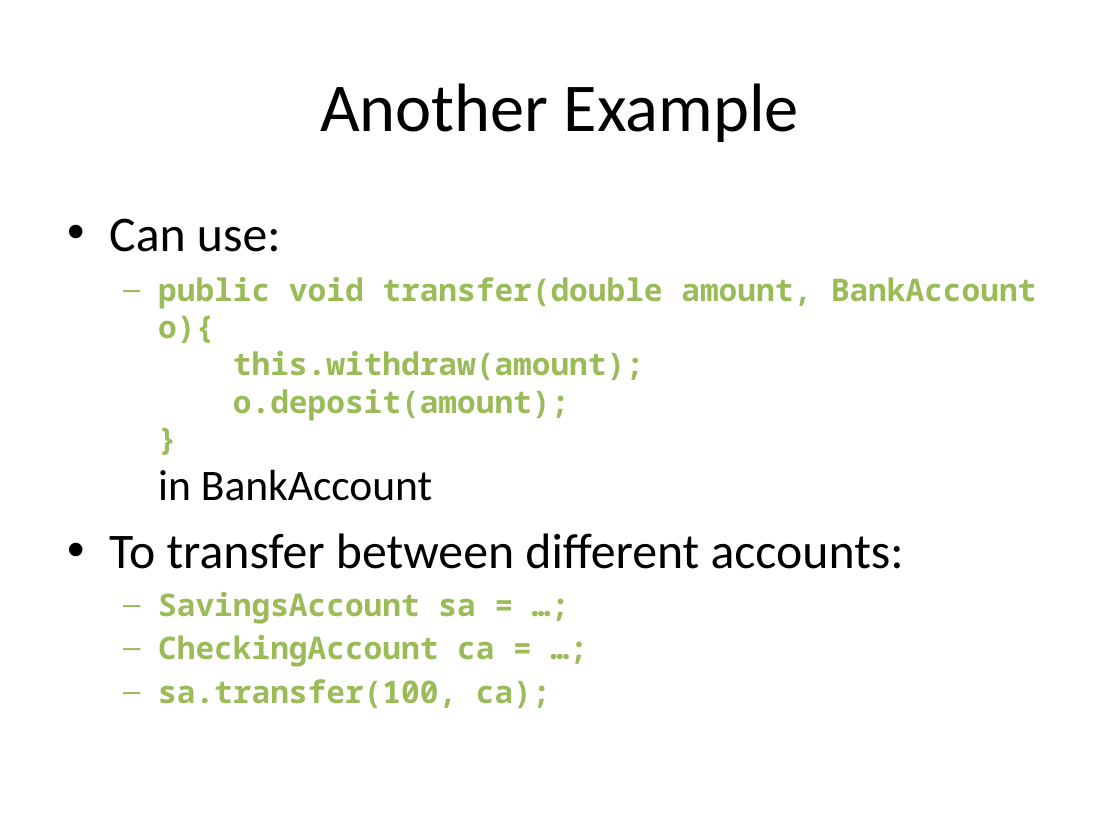
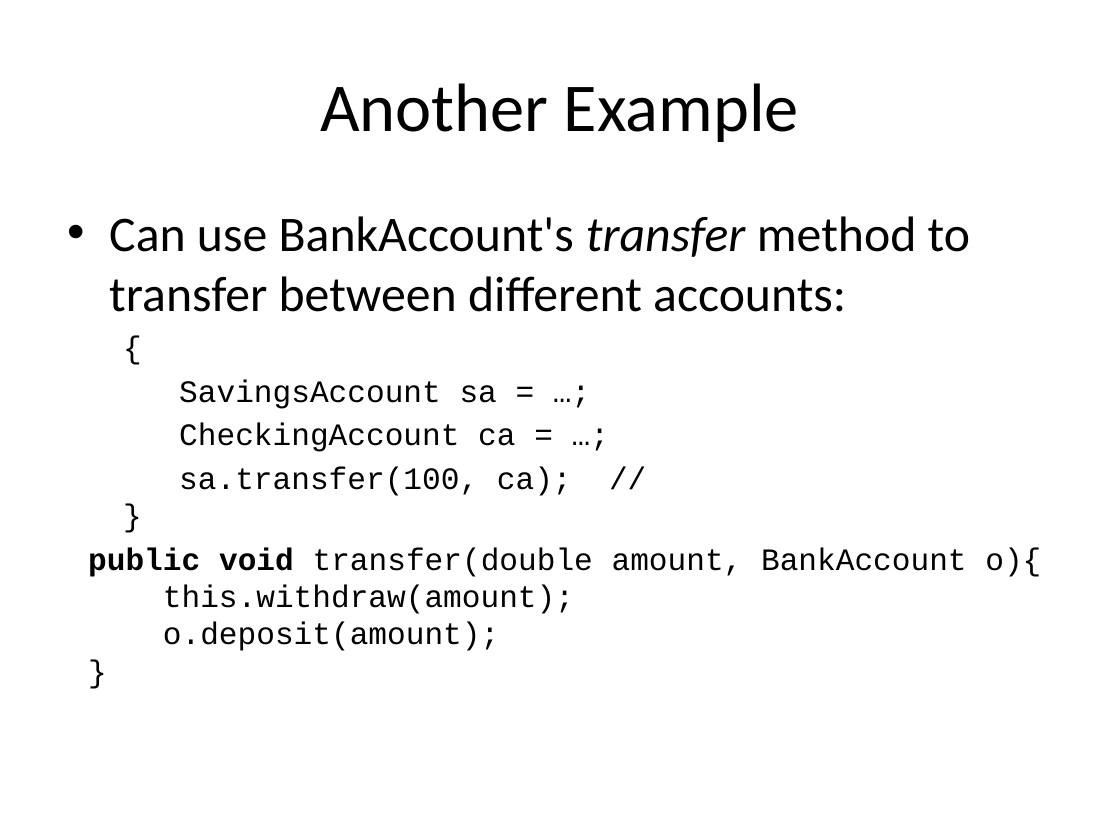
Before and after one commit to RHIT-CSSE/csse220, a slide deck: slide 17 of ClassMaterials/Inheritance/Slides/Inheritance.pptx (slide 15 before the commit). Drawn at 1120x840 pixels with LibreOffice and Linux fonts; fonts in the diff are those of the drawing. Boxes give left, top, right and bottom in pixels: in the first picture for what was removed or moved away, otherwise in the second. Text is boxed around its words. In the diff, an @@ line names an element or a change of style, - is before the commit and + after.

```diff
--- a/ClassMaterials/Inheritance/Slides/Inheritance.pptx
+++ b/ClassMaterials/Inheritance/Slides/Inheritance.pptx
@@ text at (x1=109, y1=216, x2=970, y2=312): text changed; size 20 to 32 pt; font Noto Sans Mono to Calibri; text colour #9BBB59 to #000000; bold off @@
-• Can use:
-  – public void transfer(double amount, BankAccount o){
-    this.withdraw(amount);
-    o.deposit(amount);
-    }
-    in BankAccount
-• To transfer between different accounts:
+• Can use BankAccount's transfer method to transfer between different accounts:
+  {
@@ text at (x1=179, y1=379, x2=515, y2=452): font Noto Sans Mono to Courier New, text colour #9BBB59 to #000000, bold off in "SavingsAccount sa = …;", "CheckingAccount ca = …;"; bullet – to none @@
@@ text at (x1=88, y1=466, x2=1041, y2=651): text changed; font Noto Sans Mono to Courier New; text colour #9BBB59 to #000000; bold off @@
-  – sa.transfer(100, ca);
+  sa.transfer(100, ca); //
+  }
+  public void transfer(double amount, BankAccount o){
+  this.withdraw(amount);
+  o.deposit(amount);
+  }
```
Also in this commit, not shown: 9 other slides changed, 2 slides added.
